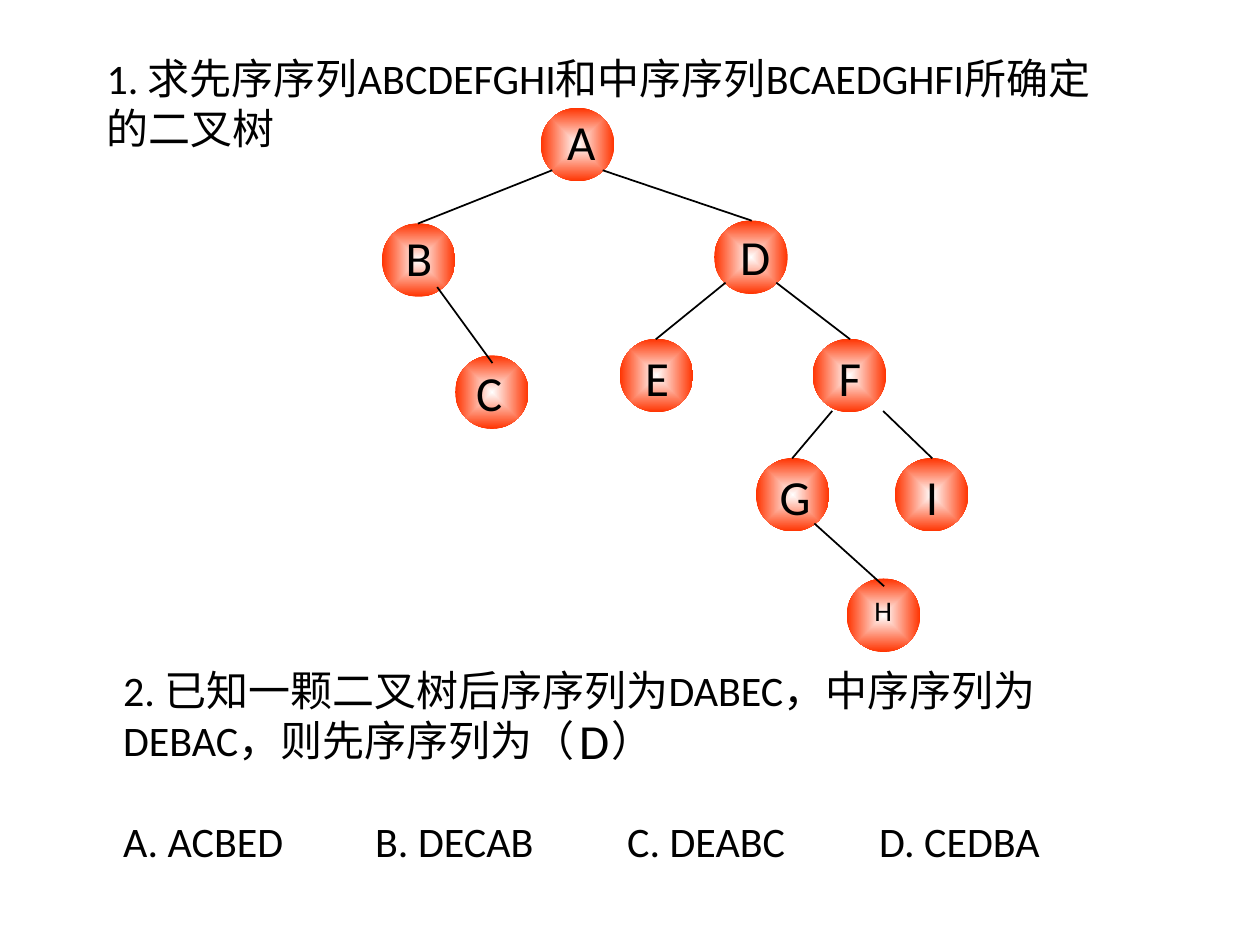
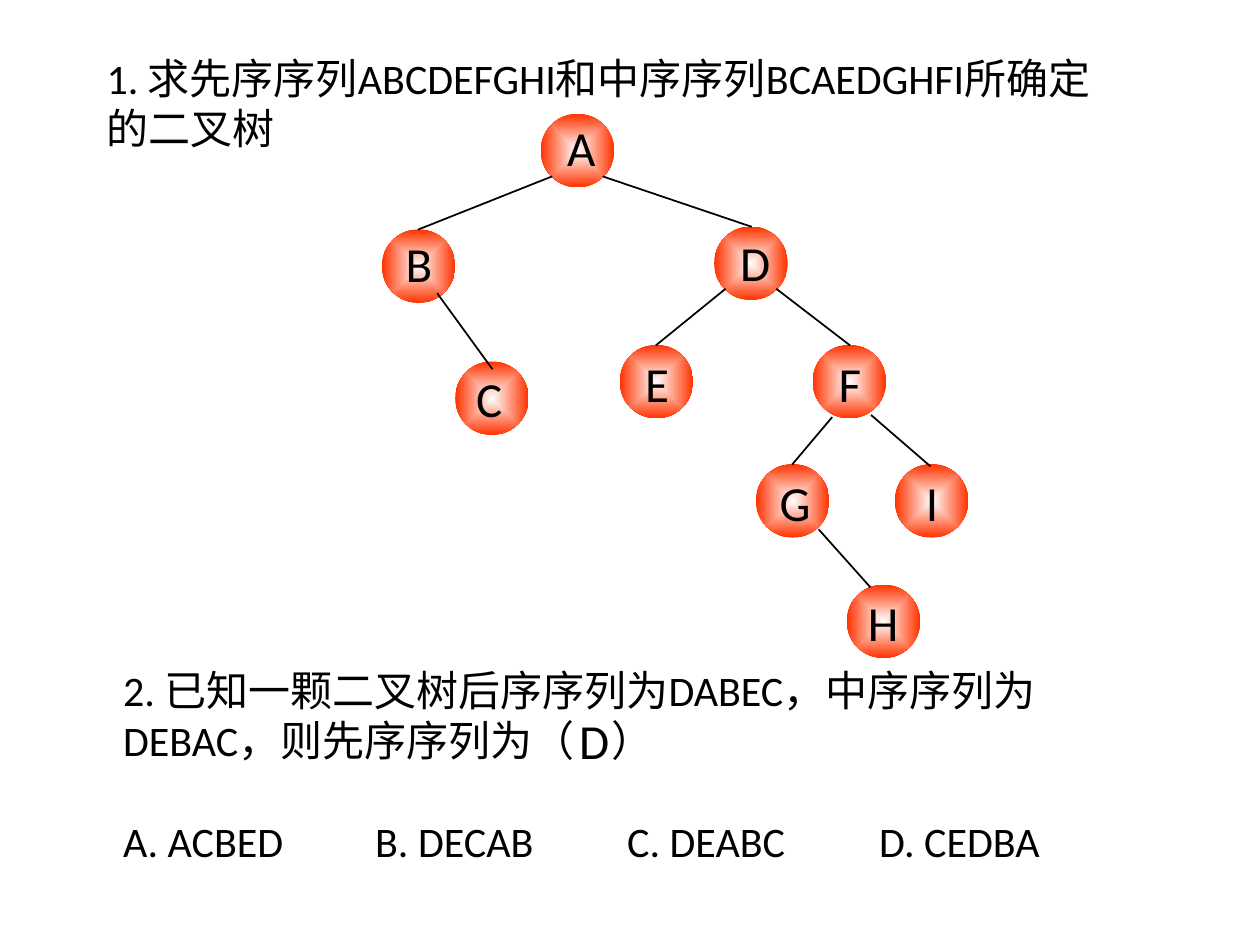
Before and after one commit to Gempittance/Data_Structur_Build, a slide deck: slide 54 of 数据结构PPT/ds6.pptx. Drawn at 1260x945 pixels with LibreOffice and Linux fonts; fonts in the diff are those of the drawing. Boxes give left, top, right and bottom in pixels: in the first picture for what was removed or moved away, otherwise in the second. Text is boxed around its words. In the diff, an @@ line names an element or a change of style, - is before the commit and + after.

```diff
--- a/数据结构PPT/ds6.pptx
+++ b/数据结构PPT/ds6.pptx
@@ 9 ellipses, 8 texts, 6 lines: place and size @@
-9 ellipses, 8 texts, 6 lines at [382,108,968,651]
+9 ellipses, 8 texts, 6 lines at [382,113,968,658]
@@ line moved from (815, 524) - (883, 586) to (872, 416) - (930, 466) @@
@@ line moved from (883, 412) - (931, 457) to (819, 530) - (869, 587) @@
@@ text "H" at [868,608,899,653]: now on the baseline @@
```
Also in this commit, not shown: 55 other slides changed.
